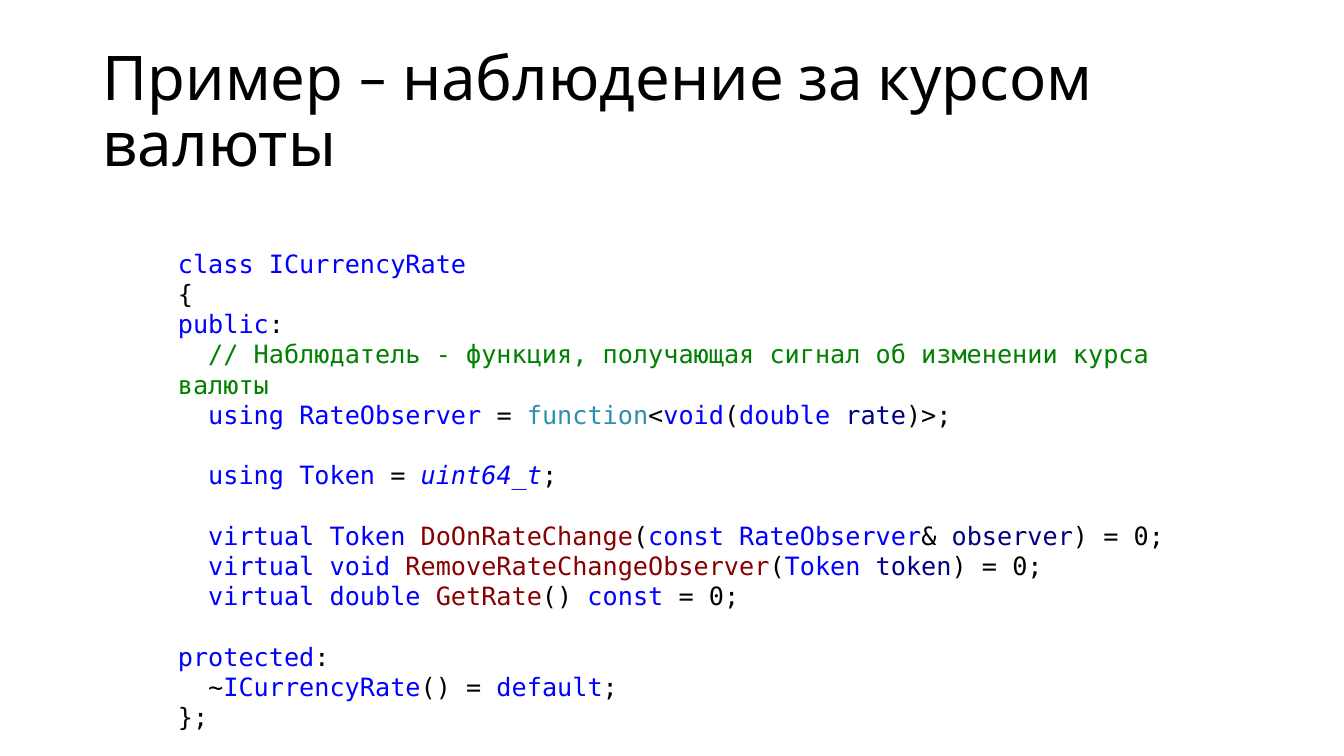
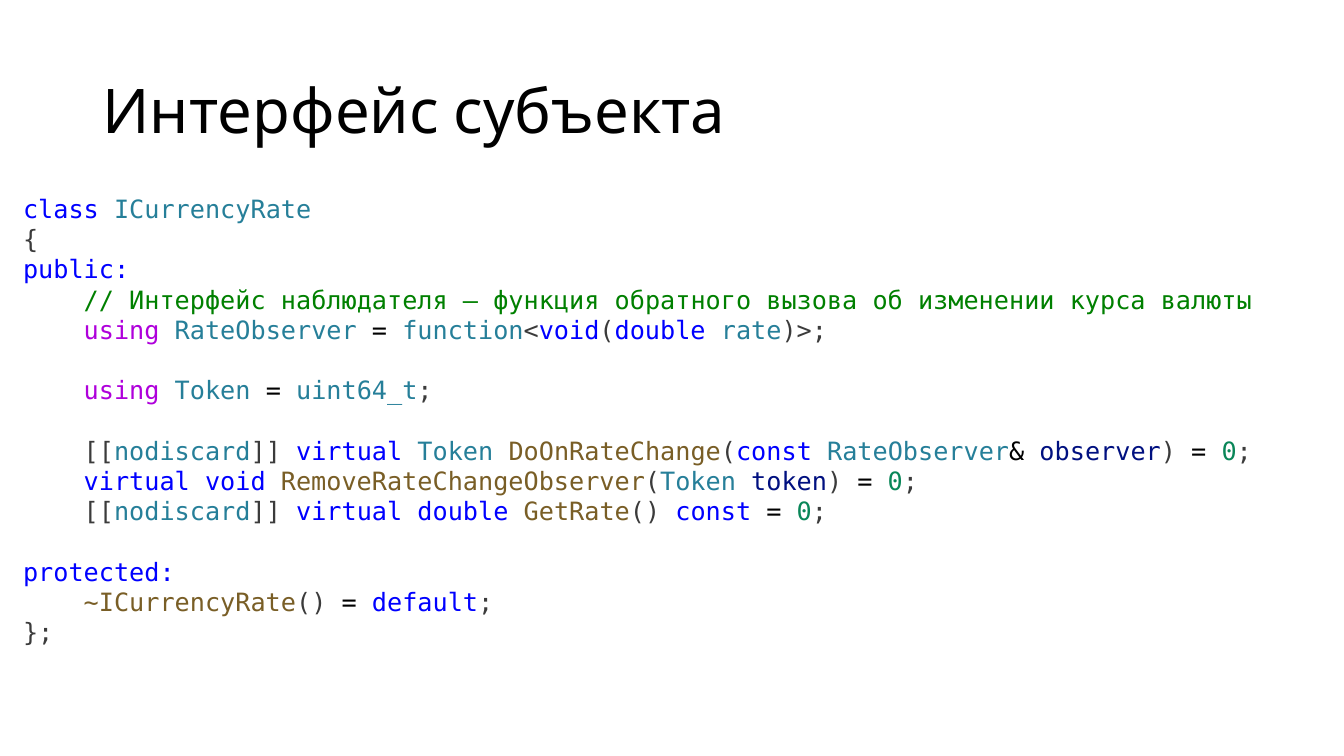
Before and after one commit to alexey-malov/ood, a slide deck: slide 42 of lectures/02.observer/observer.pptx (slide 41 before the commit). Drawn at 1344x756 pixels with LibreOffice and Linux fonts; fonts in the diff are those of the drawing. Boxes give left, top, right and bottom in pixels: in the first picture for what was removed or moved away, otherwise in the second. Text is boxed around its words. In the diff, an @@ line names an element or a change of style, - is before the commit and + after.

Commit message:
Обновил лекцию по паттерну "Наблюдатель"

```diff
--- a/lectures/02.observer/observer.pptx
+++ b/lectures/02.observer/observer.pptx
@@ title at (102, 86, 726, 148): text changed @@
-Пример – наблюдение за курсом валюты
+Интерфейс субъекта
@@ text "class ICurrencyRate": place and size @@
-text "class ICurrencyRate" at (178, 253, 1164, 702)
+text "class ICurrencyRate" at (23, 198, 1252, 617)
@@ text at (23, 198, 918, 617): text colour #0000FF to #267F99 in "ICurrencyRate", "RateObserver", "Token uint64_t;", "RemoveRateChangeObserver(Token"; text colour #000000 to #3B3B3B in "{", "function<void(double rate)>;", "uint64_t;", "RemoveRateChangeObserver(Token token) 0;" and 2 more places; text colour #000000 to #0000FF in "public:", "protected:"; text colour #0000FF to #AF00DB in "using", "using"; text colour #2B91AF to #267F99 in "function<void(double"; text colour #000080 to #267F99 in "rate)>;"; italic off in "uint64_t;"; text colour #880000 to #795E26 in "RemoveRateChangeObserver(Token"; text colour #000080 to #001080 in "token)"; text colour #000000 to #098658 in "0;"; text colour #000000 to #795E26, text colour #0000FF to #795E26 in "~ICurrencyRate()" @@
@@ text at (129, 289, 1252, 315): text changed @@
-// Наблюдатель - функция, получающая сигнал об изменении курса валюты
+// Интерфейс наблюдателя — функция обратного вызова об изменении курса валюты
@@ text at (84, 440, 1252, 466): text changed; text colour #0000FF to #267F99 @@
-virtual Token DoOnRateChange(const RateObserver& observer) = 0;
+[[nodiscard]] virtual Token DoOnRateChange(const RateObserver& observer) = 0;
@@ text at (84, 500, 827, 524): text changed @@
-virtual double GetRate() const = 0;
+[[nodiscard]] virtual double GetRate() const = 0;
```
Also in this commit, not shown: 10 other slides changed, 2 slides added, 12 other files.
